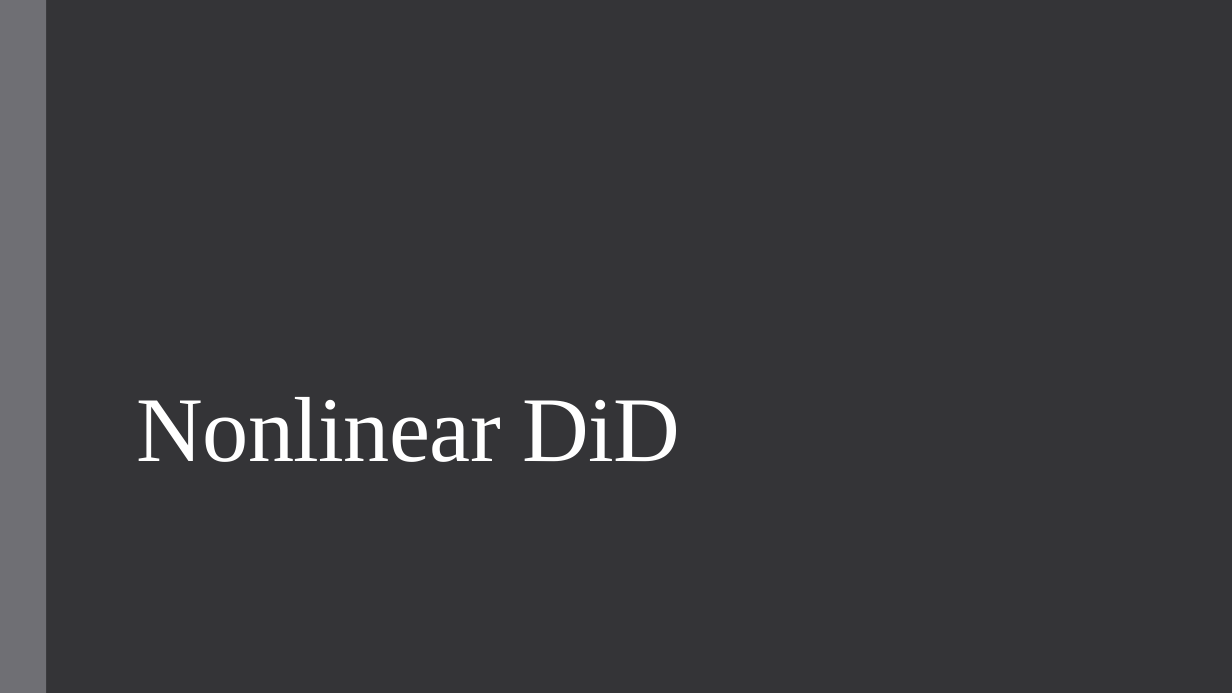
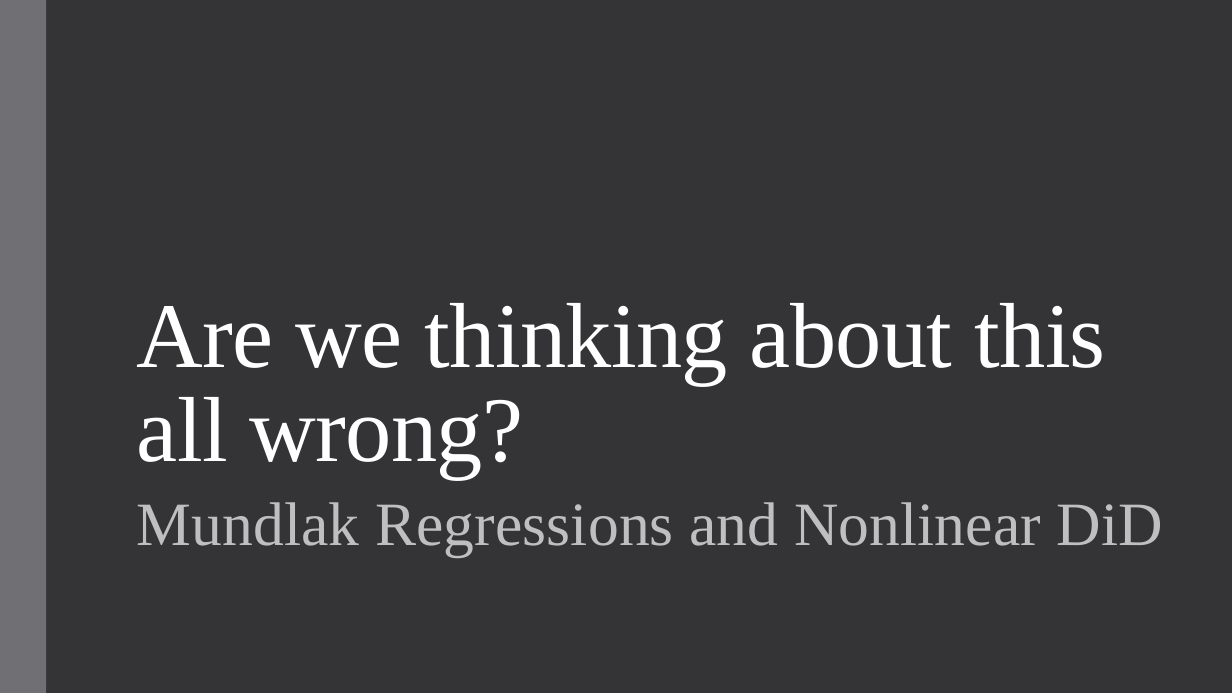
Before and after one commit to qiufei/fork-HAD5744, a slide deck: slide 37 of Lecture11_StaggeredAdoption/Lecture11_StaggeredAdoption_2022F.pptx (slide 21 before the commit). Drawn at 1232x693 pixels with LibreOffice and Linux fonts; fonts in the diff are those of the drawing. Boxes give left, top, right and bottom in pixels: in the first picture for what was removed or moved away, otherwise in the second. Text is boxed around its words. In the diff, an @@ line names an element or a change of style, - is before the commit and + after.

```diff
--- a/Lecture11_StaggeredAdoption/Lecture11_StaggeredAdoption_2022F.pptx
+++ b/Lecture11_StaggeredAdoption/Lecture11_StaggeredAdoption_2022F.pptx
@@ title at [137, 303, 1105, 478]: text changed @@
-Nonlinear DiD
+Are we thinking about this all wrong?
@@ subtitle added at [137, 502, 1163, 557], 48 pt, text #BFBFBF @@
+Mundlak Regressions and Nonlinear DiD
```
Also in this commit, not shown: 5 other slides changed, 18 slides added, 1 slide removed, 23 other files.
